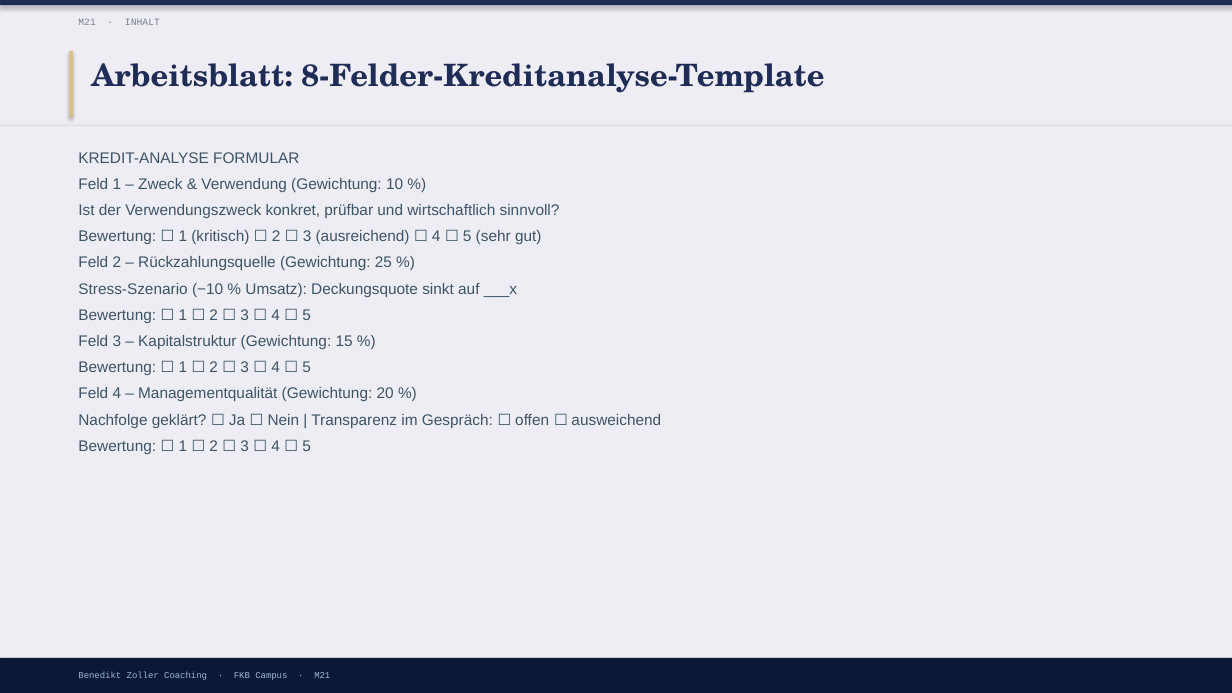
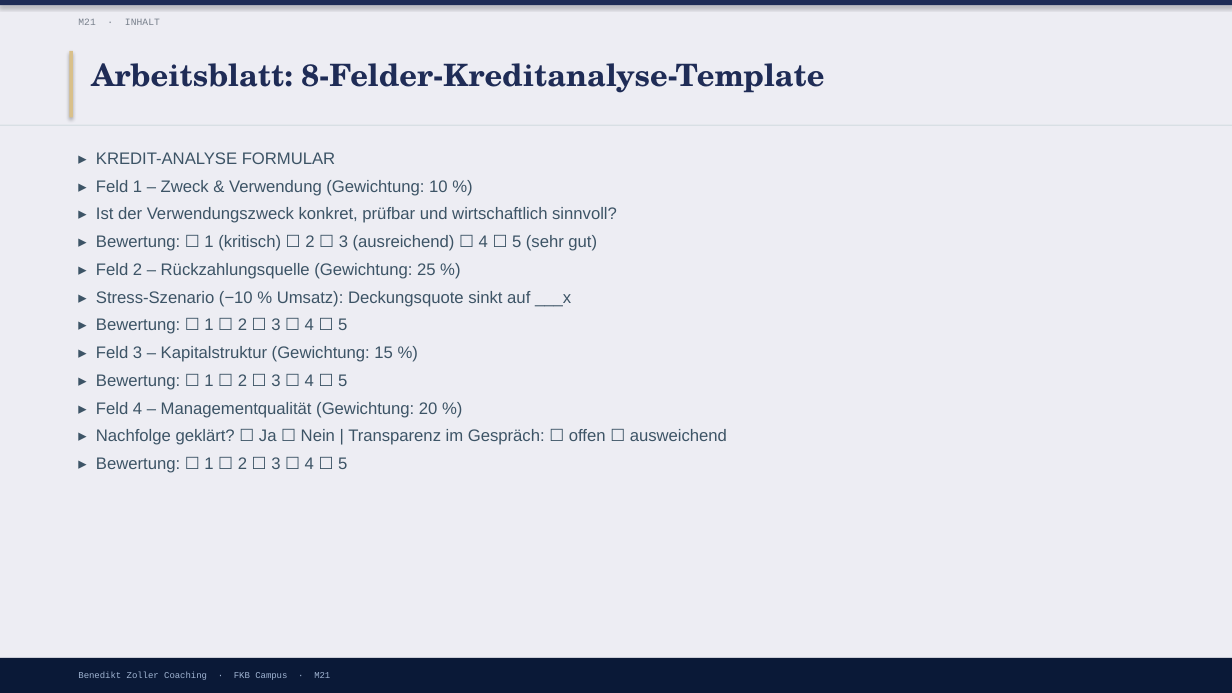
Before and after one commit to ck5rqc47pr-byte/firmenkundenakademie-online, a slide deck: slide 19 of protected-downloads/praesentation/M21.pptx (slide 15 before the commit). Drawn at 1232x693 pixels with LibreOffice and Linux fonts; fonts in the diff are those of the drawing. Boxes give left, top, right and bottom in pixels: in the first picture for what was removed or moved away, otherwise in the second. Text is boxed around its words. In the diff, an @@ line names an element or a change of style, - is before the commit and + after.

```diff
--- a/protected-downloads/praesentation/M21.pptx
+++ b/protected-downloads/praesentation/M21.pptx
@@ text at (96, 152, 727, 473): text changed; size 12 to 13 pt @@
-KREDIT-ANALYSE FORMULAR
-Feld 1 – Zweck & Verwendung (Gewichtung: 10 %)
-Ist der Verwendungszweck konkret, prüfbar und wirtschaftlich sinnvoll?
-Bewertung: ☐ 1 (kritisch) ☐ 2 ☐ 3 (ausreichend) ☐ 4 ☐ 5 (sehr gut)
-Feld 2 – Rückzahlungsquelle (Gewichtung: 25 %)
-Stress-Szenario (−10 % Umsatz): Deckungsquote sinkt auf ___x
-Bewertung: ☐ 1 ☐ 2 ☐ 3 ☐ 4 ☐ 5
-Feld 3 – Kapitalstruktur (Gewichtung: 15 %)
-Bewertung: ☐ 1 ☐ 2 ☐ 3 ☐ 4 ☐ 5
-Feld 4 – Managementqualität (Gewichtung: 20 %)
-Nachfolge geklärt? ☐ Ja ☐ Nein | Transparenz im Gespräch: ☐ offen ☐ ausweichend
-Bewertung: ☐ 1 ☐ 2 ☐ 3 ☐ 4 ☐ 5
+▸ KREDIT-ANALYSE FORMULAR
+▸ Feld 1 – Zweck & Verwendung (Gewichtung: 10 %)
+▸ Ist der Verwendungszweck konkret, prüfbar und wirtschaftlich sinnvoll?
+▸ Bewertung: ☐ 1 (kritisch) ☐ 2 ☐ 3 (ausreichend) ☐ 4 ☐ 5 (sehr gut)
+▸ Feld 2 – Rückzahlungsquelle (Gewichtung: 25 %)
+▸ Stress-Szenario (−10 % Umsatz): Deckungsquote sinkt auf ___x
+▸ Bewertung: ☐ 1 ☐ 2 ☐ 3 ☐ 4 ☐ 5
+▸ Feld 3 – Kapitalstruktur (Gewichtung: 15 %)
+▸ Bewertung: ☐ 1 ☐ 2 ☐ 3 ☐ 4 ☐ 5
+▸ Feld 4 – Managementqualität (Gewichtung: 20 %)
+▸ Nachfolge geklärt? ☐ Ja ☐ Nein | Transparenz im Gespräch: ☐ offen ☐ ausweichend
+▸ Bewertung: ☐ 1 ☐ 2 ☐ 3 ☐ 4 ☐ 5
```
Also in this commit, not shown: 7 other slides changed, 6 slides added, 1 slide removed, 21 other files.
